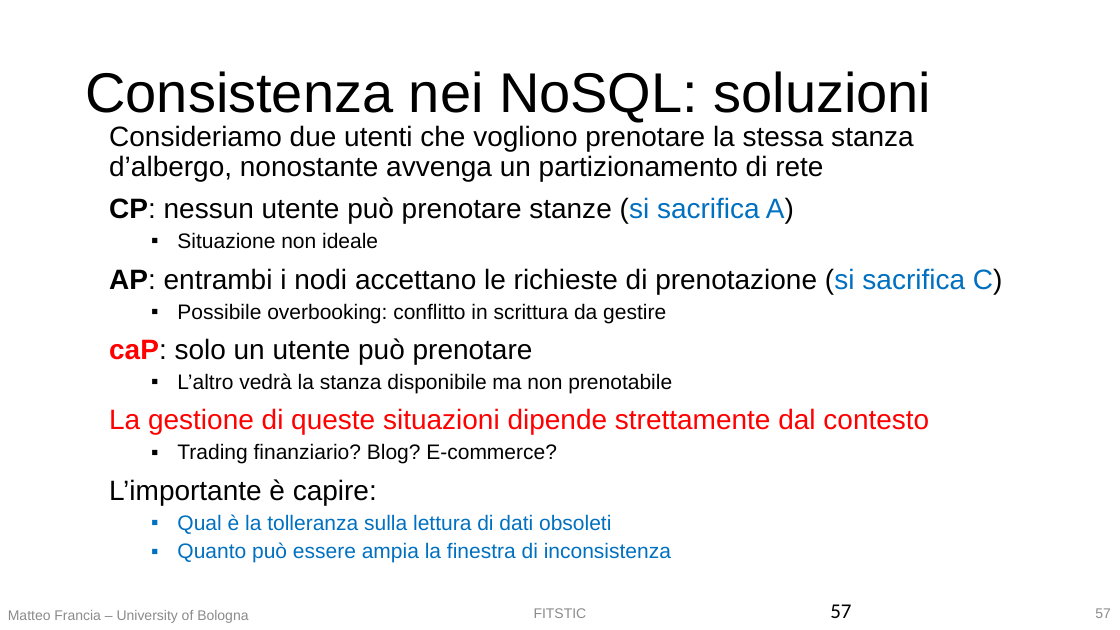
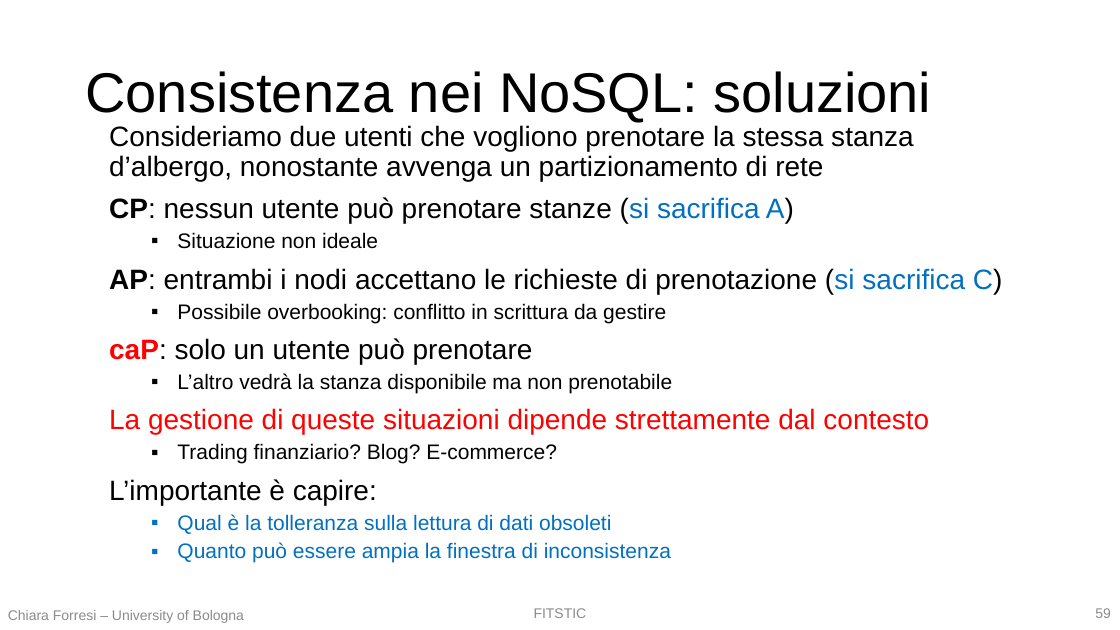
Before and after one commit to w4bo/teaching-nosql, a slide deck: slide 59 of slides/01 - T1 - I database NoSQL.pptx (slide 57 before the commit). Drawn at 1120x630 pixels with LibreOffice and Linux fonts; fonts in the diff are those of the drawing. Boxes give left, top, right and bottom in pixels: in the first picture for what was removed or moved away, otherwise in the second. Text is boxed around its words. In the diff, an @@ line names an element or a change of style, - is before the commit and + after.

```diff
--- a/slides/01 - T1 - I database NoSQL.pptx
+++ b/slides/01 - T1 - I database NoSQL.pptx
@@ text at bbox=[8, 610, 244, 623]: text changed @@
-Matteo Francia – University of Bologna
+Chiara Forresi – University of Bologna
@@ page number removed at bbox=[830, 604, 851, 618] @@
-57
@@ page number at bbox=[1095, 608, 1111, 618]: text changed @@
-57
+59
```
Also in this commit, not shown: 81 other slides changed, 2 slides added, 12 other files.
